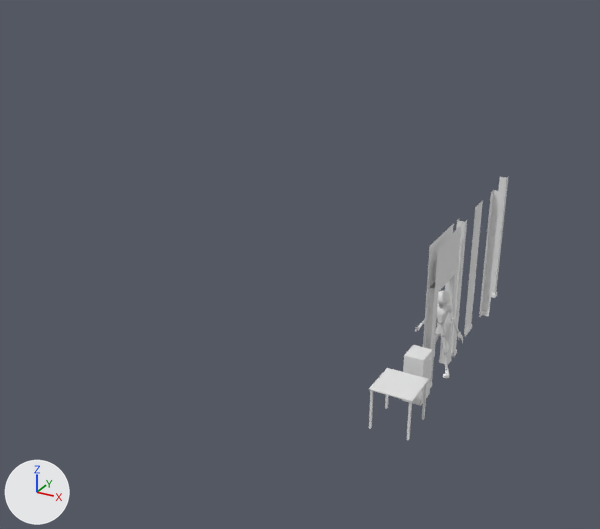
A saved change to the Blender file .src/models/big-interior-set.blend.
Camera for both pictures: a 50 mm camera at (4.59, -16.0, 8.74) aimed at (-1.74, -4.49, 2.99). The axes (+X, +Y, +Z) are drawn at lower left. The lights are the same throughout.

The first picture shows 'FilingCabinet', 'InteriorWall', 'InteriorWallCorner', 'InteriorWallEdge', 'InteriorWallSmallBend', 'InteriorWallStandardDoorframe', 'MaleHead', 'Table'.
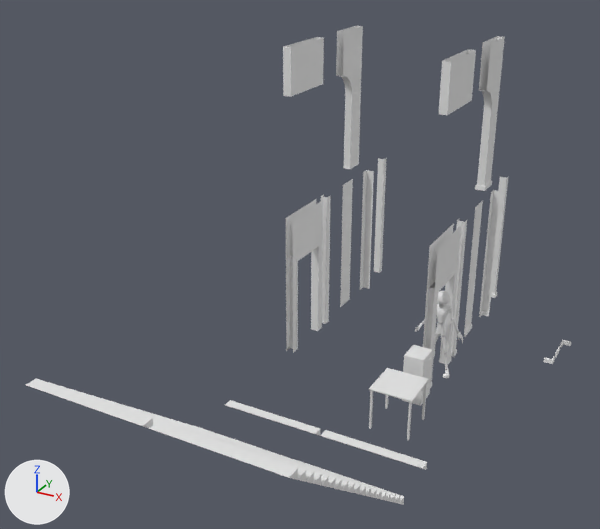
Edits to the bpy script that builds the scene:
```text
Add me_staircasesharpsinglestepmesh:
    me_staircasesharpsinglestepmesh.from_pydata([(-0.95, 0.0, 0.0), (0.95, 0.0, 0.0), (-0.95, -0.19, 0.16), (0.95, -0.19, 0.16), (-0.95, 0.0, 0.16), (-0.95, 0.0, 0.15), (0.95, 0.0, 0.15), (0.95, 0.0, 0.16)], [], [(4, 7, 6, 5), (0, 2, 4, 5), (7, 4, 2, 3), (0, 5, 6, 1), (1, 6, 7, 3)])
Add me_interiorwallstandarddoorframemesh_005:
    me_interiorwallstandarddoorframemesh_005.from_pydata([(0.078, 0.653, 3.0), (0.078, -0.653, 3.0), (0.078, -0.653, 2.107), (0.078, 0.653, 2.107), (-0.078, 0.653, 3.0), (-0.078, -0.653, 3.0), (-0.078, -0.653, 2.107), (-0.078, 0.653, 2.107)], [], [(3, 0, 1, 2), (7, 6, 5, 4), (3, 7, 4, 0), (3, 2, 6, 7), (2, 1, 5, 6)])
Add me_staircasemesh_001:
    me_staircasemesh_001.from_pydata([(-0.95, 0.0, 0.0), (0.95, 0.0, 0.0), (-0.95, -0.19, 0.16), (0.95, -0.19, 0.16), (-0.95, 0.0, 0.16), (-0.95, 0.0, 0.15), (0.95, 0.0, 0.15), (0.95, 0.0, 0.16)], [], [(4, 7, 6, 5), (0, 2, 4, 5), (7, 4, 2, 3), (0, 5, 6, 1), (1, 6, 7, 3)])
Change ob_walltrimcorner:
    remove ob_walltrimcorner.hide_set(True)
Change ob_walltrimflooredge:
    remove ob_walltrimflooredge.hide_set(True)
Add ob_staircasesharpsinglestep:
    ob_staircasesharpsinglestep = bpy.data.objects.new('StaircaseSharpSingleStep', me_staircasesharpsinglestepmesh)
    ob_staircasesharpsinglestep.location = (-2.0, -5.0, 0.0)
Add ob_staircasesinglestep:
    ob_staircasesinglestep = bpy.data.objects.new('StaircaseSingleStep', me_staircasesinglestepmesh)  # 16 vertices, 11 faces; spans x -0.95..0.95, y -0.19..0.01, z 0.0..0.16
    ob_staircasesinglestep.location = (0.0, -5.0, 0.0)
Add ob_officearch:
    ob_officearch = bpy.data.objects.new('OfficeArch', me_interiorwallmesh_007)  # 48 vertices, 33 faces; spans x -0.08..0.08, y -0.45..0.45, z 0.0..3.0
    ob_officearch.location = (-3.03, -0.01, 3.3)
Add ob_officefloatingwall:
    ob_officefloatingwall = bpy.data.objects.new('OfficeFloatingWall', me_interiorwallstandarddoorframemesh_005)
    ob_officefloatingwall.location = (-3.03, -2.0, 3.3)
Add ob_wallarch:
    ob_wallarch = bpy.data.objects.new('WallArch', me_interiorwallstandarddoorframemesh_003)  # 100 vertices, 73 faces; spans x -0.1..0.1, y -0.45..0.45, z 0.0..3.0
    ob_wallarch.location = (0.0, -0.01, 3.3)
Add ob_wallpiecefloating:
    ob_wallpiecefloating = bpy.data.objects.new('WallPieceFloating', me_interiorwallstandarddoorframemesh_005.copy())
    ob_wallpiecefloating.location = (0.0, -2.0, 3.3)
Add ob_officewall_002:
    ob_officewall_002 = bpy.data.objects.new('OfficeWall.002', me_interiorwallmesh_004)  # 28 vertices, 23 faces; spans x -0.08..0.08, y -1.16..-1.0, z 0.0..3.0
    ob_officewall_002.location = (-3.0, 0.0, 0.0)
Add ob_officewallstandarddoorframe_001:
    ob_officewallstandarddoorframe_001 = bpy.data.objects.new('OfficeWallStandardDoorframe.001', me_interiorwallstandarddoorframemesh_001)  # 84 vertices, 62 faces; spans x -0.09..0.09, y -0.65..0.65, z 0.0..3.0
    ob_officewallstandarddoorframe_001.location = (-3.0, -2.0, 0.0)
Add ob_officewallcorner_001:
    ob_officewallcorner_001 = bpy.data.objects.new('OfficeWallCorner.001', me_interiorwallcornermesh_001)  # 21 vertices, 12 faces; spans x 0.0..0.18, y -0.18..0.0, z 0.0..3.0
    ob_officewallcorner_001.location = (-3.0, 1.0, 0.0)
Add ob_officewalledge_001:
    ob_officewalledge_001 = bpy.data.objects.new('OfficeWallEdge.001', me_interiorwalledgemesh_001)  # 21 vertices, 12 faces; spans x -0.16..0.01, y -0.01..0.16, z 0.0..3.0
    ob_officewalledge_001.location = (-3.0, 2.0, 0.0)
Add ob_officewall_001:
    ob_officewall_001 = bpy.data.objects.new('OfficeWall.001', me_interiorwallmesh_001)  # 14 vertices, 9 faces; spans x 0.0..0.01, y -0.25..0.25, z 0.0..3.0
    ob_officewall_001.location = (-3.0, 0.0, 0.0)
Add ob_staircasesharp:
    ob_staircasesharp = bpy.data.objects.new('StaircaseSharp', me_staircasemesh_001)  # modifiers ARRAY
    ob_staircasesharp.location = (-2.0, -6.0, 0.0)
Add ob_staircase:
    ob_staircase = bpy.data.objects.new('Staircase', me_staircasemesh)  # 16 vertices, 11 faces; spans x -0.95..0.95, y -0.19..0.01, z 0.0..0.16; modifiers ARRAY
    ob_staircase.location = (0.0, -6.0, 0.0)
```

Pixel boxes (x1, y1, x2, y2) of what changed, in the pictures (600 x 529 px):
'Staircase', added
    after: (149, 420, 404, 505)
'OfficeWallStandardDoorframe.001', added
    after: (286, 199, 323, 353)
'OfficeArch', added
    after: (336, 26, 363, 169)
'WallArch', added
    after: (475, 36, 505, 191)
'StaircaseSharp', added
    after: (26, 378, 285, 457)
'OfficeFloatingWall', added
    after: (283, 37, 324, 97)
'WallPieceFloating', added
    after: (439, 49, 476, 115)
'OfficeWallCorner.001', added
    after: (360, 170, 374, 290)
'OfficeWall.001', added
    after: (340, 179, 353, 307)
'OfficeWallEdge.001', added
    after: (374, 158, 387, 273)
'OfficeWall.002', added
    after: (321, 194, 331, 324)
'StaircaseSingleStep', added
    after: (320, 430, 427, 470)
'StaircaseSharpSingleStep', added
    after: (225, 400, 320, 436)
'WallTrimFloorEdge', shown
    after: (544, 356, 555, 364)
'WallTrimCorner', shown
    after: (560, 340, 571, 347)
